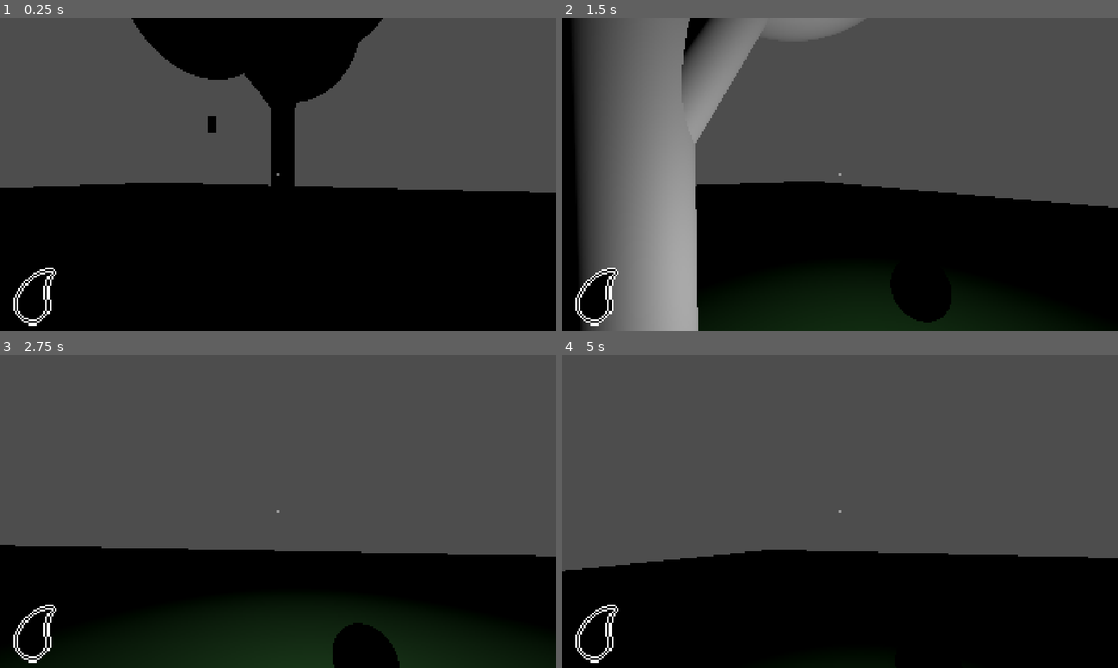
Above: before the commit, frames 1-4 (two rows, left to right).
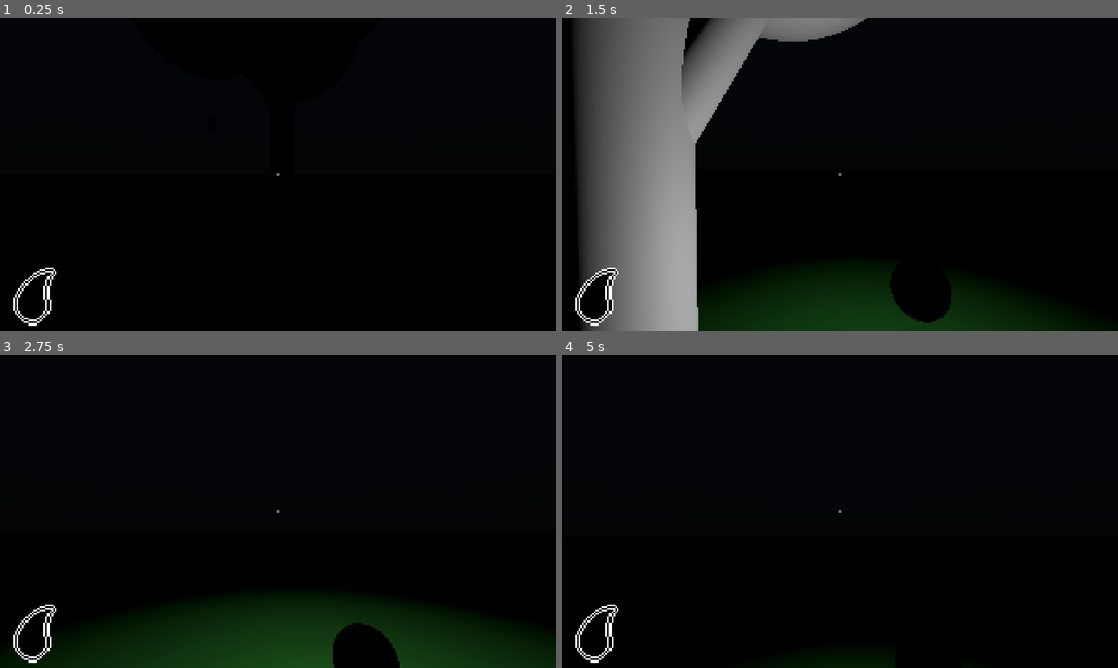
Above: after the commit, the same moments.

Repository: mugrilo18/Need-more
Game: Godot game, scene res://Scenes/Components/World/world.tscn
The game is run twice, just before and just after one commit, with the same random seed, the same clock (stepped at 60 frames per second) and the same inputs.
Inputs (mouse positions are in pixels of both pictures, inside the frame that each line leads up to):
- Up to frame 1 (0.25 s): no input
- Up to frame 2 (1.5 s): tap Enter at 0.5 s; move the mouse to (867, 174) at 0.52 s; hold W (move_up) from 0.53 s (still down); tap F (lantern) at 0.6 s; tap Space (jump) at 0.77 s; move the mouse to (812, 174) at 1.27 s; tap E (interact) at 1.35 s
- Up to frame 3 (2.75 s): keep holding W (move_up); tap Space (jump) at 1.52 s; tap F (lantern) at 1.55, 2.1 s; move the mouse to (289, 505) at 2.02 s
- Up to frame 4 (5 s): keep holding W (move_up); move the mouse to (834, 517) at 2.77 s; tap Shift (sprint) at 2.85 s; tap Space (jump) at 3.02, 3.77, 4.52 s; tap F (lantern) at 3.05, 3.8, 4.35 s; move the mouse to (878, 514) at 3.52 s; tap Q (throw) at 3.6 s; tap R (restart) at 4.15 s; move the mouse to (795, 508) at 4.27 s

The runs differ from the first frame. In frame 1, 45% of the frame differs, in the area x 0-100%, y 0-56%; in frame 2, 38%; in frame 3, 63%; in frame 4, 64%, in the area x 0-100%, y 0-70%.

Commit message:
Creation simple FOG

Diff:
--- a/Scenes/Components/Characters/enemy.tscn
+++ b/Scenes/Components/Characters/enemy.tscn
@@ -1,4 +1,6 @@
 [gd_scene format=3 uid="uid://bmap8wt4kg41q"]
+
+[ext_resource type="Script" uid="uid://d0qbntdn4s52n" path="res://Scripts/Components/Characters/enemy.gd" id="1_x3w8i"]
 
 [sub_resource type="StandardMaterial3D" id="StandardMaterial3D_57qmd"]
 albedo_color = Color(0.50074106, 1.2153015e-06, 1.4439226e-07, 1)
@@ -7,9 +9,11 @@
 
 [sub_resource type="CapsuleShape3D" id="CapsuleShape3D_yf5fn"]
 
-[node name="Enemy" type="CharacterBody3D" unique_id=949111316]
+[node name="Enemy" type="CharacterBody3D" unique_id=949111316 node_paths=PackedStringArray("navigation_agent")]
 collision_layer = 2
 collision_mask = 13
+script = ExtResource("1_x3w8i")
+navigation_agent = NodePath("NavigationAgent3D")
 
 [node name="MeshInstance3D" type="MeshInstance3D" parent="." unique_id=1655845100]
 transform = Transform3D(1, 0, 0, 0, 1, 0, 0, 0, 1, 0, 1, 0)
@@ -19,3 +23,5 @@
 [node name="CollisionShape3D" type="CollisionShape3D" parent="." unique_id=25144475]
 transform = Transform3D(1, 0, 0, 0, 1, 0, 0, 0, 1, 0, 1, 0)
 shape = SubResource("CapsuleShape3D_yf5fn")
+
+[node name="NavigationAgent3D" type="NavigationAgent3D" parent="." unique_id=1556444084]
--- a/Scenes/Components/World/ground.tscn
+++ b/Scenes/Components/World/ground.tscn
@@ -1,7 +1,7 @@
 [gd_scene format=3 uid="uid://ckbcikjesuvo8"]
 
 [sub_resource type="StandardMaterial3D" id="StandardMaterial3D_57qmd"]
-albedo_color = Color(1.4439226e-07, 0.24757975, 1.92523e-07, 1)
+albedo_color = Color(0, 0.36913243, 0, 1)
 
 [sub_resource type="BoxMesh" id="BoxMesh_yf5fn"]
 
--- a/Scenes/Components/World/world.tscn
+++ b/Scenes/Components/World/world.tscn
@@ -6,6 +6,32 @@
 [ext_resource type="PackedScene" uid="uid://qy7w8o6n18s3" path="res://Scenes/Components/Characters/player.tscn" id="2_r27ec"]
 [ext_resource type="PackedScene" uid="uid://dxdreydgia0ht" path="res://Scenes/Components/Machines/oil_machine.tscn" id="3_74cjv"]
 [ext_resource type="PackedScene" uid="uid://cvrx03wyxfhq7" path="res://Scenes/Components/World/tree.tscn" id="6_3lr6x"]
+[ext_resource type="PackedScene" uid="uid://bmap8wt4kg41q" path="res://Scenes/Components/Characters/enemy.tscn" id="7_r27ec"]
+
+[sub_resource type="ProceduralSkyMaterial" id="ProceduralSkyMaterial_r27ec"]
+sky_top_color = Color(0.20743197, 0.25706646, 0.31664303, 1)
+sky_horizon_color = Color(0.25056085, 0.2559847, 0.2668315, 1)
+ground_bottom_color = Color(0, 0, 0, 1)
+ground_horizon_color = Color(0, 0, 0, 1)
+sun_angle_max = 0.0
+use_debanding = false
+energy_multiplier = 0.1
+
+[sub_resource type="Sky" id="Sky_74cjv"]
+sky_material = SubResource("ProceduralSkyMaterial_r27ec")
+
+[sub_resource type="Environment" id="Environment_kk283"]
+background_mode = 2
+background_energy_multiplier = 1.71
+sky = SubResource("Sky_74cjv")
+volumetric_fog_enabled = true
+volumetric_fog_density = 0.185
+volumetric_fog_albedo = Color(0.08468994, 0.08468992, 0.08468994, 1)
+volumetric_fog_emission = Color(0.08468992, 0.08468994, 0.08468988, 1)
+
+[sub_resource type="NavigationMesh" id="NavigationMesh_g4v7s"]
+vertices = PackedVector3Array(-6.5, 0.45, -9.25, -4.75, 0.45, -9.25, -4.75, 0.45, -24.5, -6.75, 0.45, -8, -24.5, 0.45, -24.5, -24.5, 0.45, -8, -2.75, 0.45, -9, 24.5, 0.45, -6.75, 24.5, 0.45, -24.5, -2.75, 0.45, -7.25, -3.25, 0.45, -7, -6.5, 0.45, -7, -4.75, 0.45, -6.5, -24.5, 0.45, 24.5, -4.75, 0.45, 24.5, 24.5, 0.45, 24.5)
+polygons = [PackedInt32Array(2, 1, 0), PackedInt32Array(0, 3, 2), PackedInt32Array(2, 3, 5), PackedInt32Array(2, 5, 4), PackedInt32Array(1, 2, 6), PackedInt32Array(6, 2, 8), PackedInt32Array(6, 8, 7), PackedInt32Array(9, 7, 10), PackedInt32Array(7, 9, 6), PackedInt32Array(5, 3, 11), PackedInt32Array(11, 12, 5), PackedInt32Array(5, 12, 14), PackedInt32Array(5, 14, 13), PackedInt32Array(10, 7, 12), PackedInt32Array(12, 7, 14), PackedInt32Array(14, 7, 15)]
 
 [node name="World" type="Node3D" unique_id=1527751486]
 
@@ -19,7 +45,17 @@
 
 [node name="Environment" type="Node" parent="." unique_id=498969669]
 
-[node name="Ground" parent="Environment" unique_id=740330614 instance=ExtResource("1_03crl")]
+[node name="WorldEnvironment" type="WorldEnvironment" parent="Environment" unique_id=69781688]
+environment = SubResource("Environment_kk283")
+
+[node name="NavigationRegion3D" type="NavigationRegion3D" parent="Environment" unique_id=1500407395]
+navigation_mesh = SubResource("NavigationMesh_g4v7s")
+
+[node name="OilMachine" parent="Environment/NavigationRegion3D" unique_id=1870009809 node_paths=PackedStringArray("player_ref") instance=ExtResource("3_74cjv")]
+transform = Transform3D(1, 0, 0, 0, 1, 0, 0, 0, 1, -4.88685, 0, -8.112182)
+player_ref = NodePath("../../../Player")
+
+[node name="Ground" parent="Environment/NavigationRegion3D" unique_id=740330614 instance=ExtResource("1_03crl")]
 
 [node name="Trees" type="Node3D" parent="Environment" unique_id=1795946227]
 
@@ -29,8 +65,7 @@
 [node name="Player" parent="." unique_id=2133001960 instance=ExtResource("2_r27ec")]
 transform = Transform3D(-0.9054079, 0, -0.42454275, 0, 1, 0, 0.42454275, 0, -0.9054079, -11.964037, 0, 0)
 
-[node name="OilMachine" parent="." unique_id=1870009809 node_paths=PackedStringArray("player_ref") instance=ExtResource("3_74cjv")]
-transform = Transform3D(1, 0, 0, 0, 1, 0, 0, 0, 1, -4.88685, 0, -8.112182)
+[node name="Enemy" parent="." unique_id=949111316 node_paths=PackedStringArray("player_ref") instance=ExtResource("7_r27ec")]
 player_ref = NodePath("../Player")
 
 [connection signal="timeout" from="GameManager/CountDownOil" to="GameManager" method="_on_count_down_oil_timeout"]
--- a/Scenes/UI/hud.tscn
+++ b/Scenes/UI/hud.tscn
@@ -46,3 +46,5 @@
 texture_under = ExtResource("2_8glcj")
 texture_over = ExtResource("3_vsu76")
 texture_progress = ExtResource("4_ux5h0")
+
+[connection signal="value_changed" from="MarginContainer/TextureProgressBar" to="." method="_on_texture_progress_bar_value_changed"]
--- /dev/null
+++ b/Scripts/Components/Characters/enemy.gd
@@ -0,0 +1,9 @@
+extends CharacterBody3D
+
+@export var player_ref: CharacterBody3D
+@export var navigation_agent: NavigationAgent3D
+
+
+func _process(_delta: float) -> void:
+	navigation_agent.target_position = player_ref.global_position
+	move_and_slide()
--- a/Scripts/Components/Characters/player.gd
+++ b/Scripts/Components/Characters/player.gd
@@ -95,7 +95,7 @@
 	grabbed_object.angular_velocity *= 0.5
 
 func _lantern():
-	if PlayerStatus.oil_charge > 0 and PlayerStatus.lantern == true:
+	if PlayerStatus.lantern == true:
 		lantern.visible = true
 	elif PlayerStatus.lantern == false:
 		lantern.visible = false
--- a/Scripts/Components/Machines/oil_machine.gd
+++ b/Scripts/Components/Machines/oil_machine.gd
@@ -11,4 +11,4 @@
 		cooldown_machine.start()
 
 func _on_cooldown_machine_timeout() -> void:
-	PlayerStatus.oil_charge += 10
+	PlayerStatus.oil_charge += 40
--- a/Scripts/Managers/game_manager.gd
+++ b/Scripts/Managers/game_manager.gd
@@ -1,13 +1,16 @@
 extends Node
 
 @export var countdown_oil: Timer
+
+@export var oil_reduce: int = 10
 
 func _process(_delta: float) -> void:
 	_light_without_oil()
 
 func _on_count_down_oil_timeout() -> void:
-	if PlayerStatus.lantern == true and PlayerStatus.oil_charge > 0:
-		PlayerStatus.oil_charge -= 10
+	if PlayerStatus.lantern == true and PlayerStatus.oil_charge >= oil_reduce:
+		PlayerStatus.oil_charge -= oil_reduce
+		print(PlayerStatus.oil_charge)
 
 
 func _light_without_oil():
--- a/project.godot
+++ b/project.godot
@@ -116,4 +116,3 @@
 
 textures/canvas_textures/default_texture_filter=3
 rendering_device/driver.windows="d3d12"
-renderer/rendering_method="gl_compatibility"
Not shown, added: Scripts/Components/Characters/enemy.gd.uid
